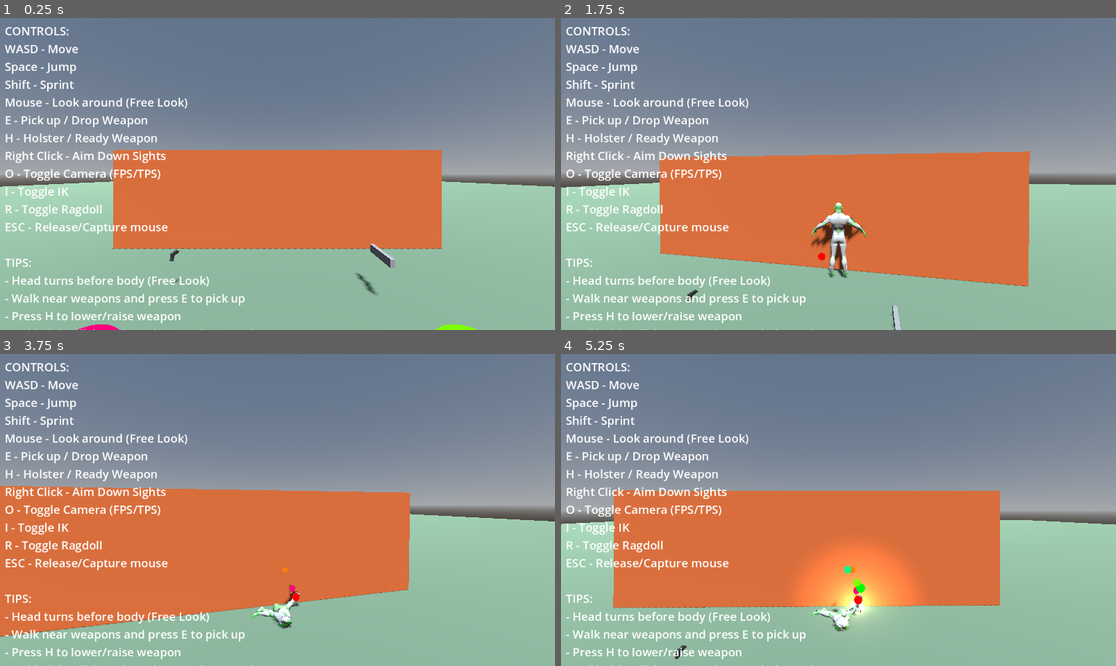
Above: before the commit, frames 1-4 (two rows, left to right).
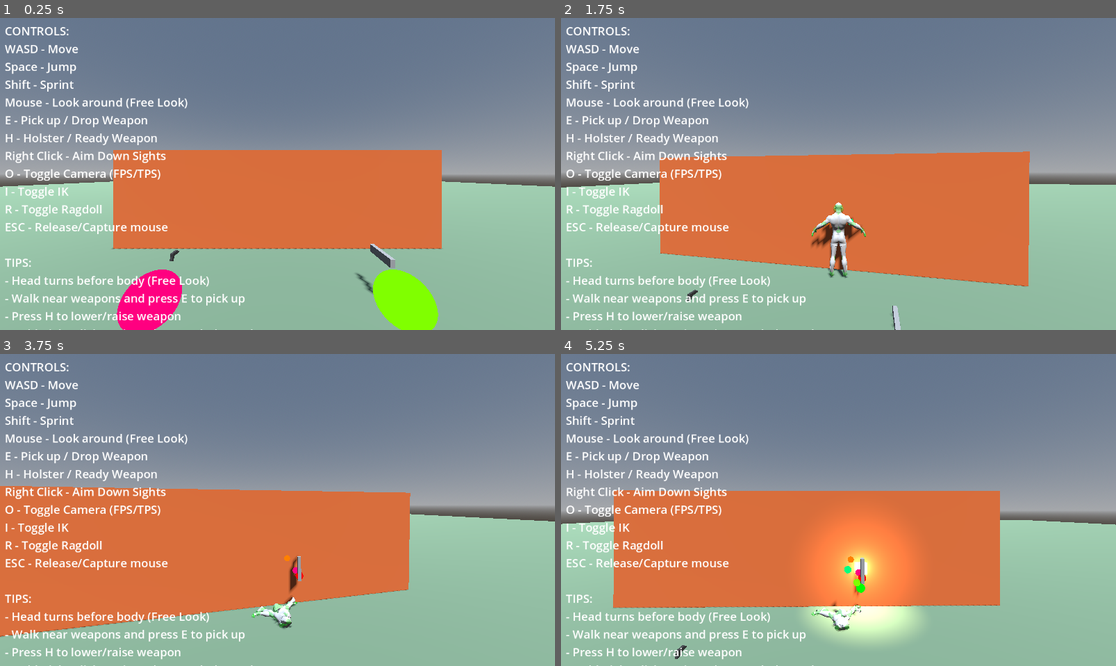
Above: after the commit, the same moments.

Repository: lmf-git/fpsikanimragdoll
Game: Godot game, scene res://world.tscn
The game is run twice, just before and just after one commit, with the same random seed, the same clock (stepped at 60 frames per second) and the same inputs.
Inputs (mouse positions are in pixels of both pictures, inside the frame that each line leads up to):
- Up to frame 1 (0.25 s): no input
- Up to frame 2 (1.75 s): tap Enter at 0.5 s; move the mouse to (866, 174) at 0.52 s; hold Shift (sprint) 0.53-1.28 s; hold W (move_forward) from 0.53 s (still down); click (866, 174) at 0.67 s; tap Space (jump) at 0.77, 1.52 s; move the mouse to (810, 174) at 1.27 s; tap O (toggle_camera) at 1.35 s
- Up to frame 3 (3.75 s): keep holding W (move_forward); move the mouse to (288, 503) at 2.02 s; hold I (toggle_ik) 2.03-2.78 s; move the mouse to (271, 516) at 2.77 s; tap R (toggle_ragdoll) at 2.85 s; click (271, 516) at 2.92 s; tap Space (jump) at 3.02 s; move the mouse to (316, 513) at 3.52 s; tap E at 3.6 s
- Up to frame 4 (5.25 s): keep holding W (move_forward); tap Space (jump) at 3.77, 4.52 s; move the mouse to (794, 506) at 4.27 s; tap H at 4.35 s; move the mouse to (844, 510) at 5.02 s; hold Shift (sprint) from 5.03 s (still down); click (844, 510) at 5.17 s

The runs differ from the first frame. In frame 1, 3.5% of the frame differs, in the area x 14-86%, y 80-100%; in frame 2, less than 0.1%; in frame 3, 0.3%; in frame 4, 4.7%, in the area x 42-65%, y 51-93%.

Commit message:
Fix gun rotation, prevent self-shooting, position hand targets forward
Hand/Wrist IK positioning (character.tscn):
- Moved hands from Z=-0.4 to Z=-0.6 (0.2m more forward)
- Moved wrists from Z=-0.3 to Z=-0.5 (0.2m more forward)
- Now: Elbows Z=-0.1, Wrists Z=-0.5, Hands Z=-0.6
- Creates proper forward progression so hands don't face inward
- Green hand/wrist targets now clearly in front of elbow targets

Gun rotation fix (character_controller.gd):
- Weapon now oriented to match CAMERA aim direction, not hand rotation
- Added _update_weapon_to_hand() call in _process() after IK
- Weapon basis built from camera forward/right/up vectors
- Prevents gun rotating opposite direction from arm movement
- Gun always points where you're aiming regardless of IK hand twist

Shooting collision fix (weapon.gd):
- Exclude weapon itself from raycast
- Exclude all IK target nodes (Area3D on layer 16)
- Exclude all PhysicalBone3D nodes (ragdoll bones)
- Set collide_with_areas = false to avoid IK targets
- Prevents shooting own arms, hands, or IK target spheres

Diff:
--- a/character.tscn
+++ b/character.tscn
@@ -80,7 +80,7 @@
 show_in_game = true
 
 [node name="LeftWristTarget" type="Area3D" parent="IKTargets"]
-transform = Transform3D(1, 0, 0, 0, 1, 0, 0, 0, 1, -0.4, 1.2, -0.3)
+transform = Transform3D(1, 0, 0, 0, 1, 0, 0, 0, 1, -0.4, 1.2, -0.5)
 collision_layer = 16
 collision_mask = 0
 script = ExtResource("5")
@@ -89,7 +89,7 @@
 show_in_game = true
 
 [node name="RightWristTarget" type="Area3D" parent="IKTargets"]
-transform = Transform3D(1, 0, 0, 0, 1, 0, 0, 0, 1, 0.4, 1.2, -0.3)
+transform = Transform3D(1, 0, 0, 0, 1, 0, 0, 0, 1, 0.4, 1.2, -0.5)
 collision_layer = 16
 collision_mask = 0
 script = ExtResource("5")
@@ -98,7 +98,7 @@
 show_in_game = true
 
 [node name="LeftHandTarget" type="Area3D" parent="IKTargets"]
-transform = Transform3D(1, 0, 0, 0, 1, 0, 0, 0, 1, -0.45, 1.15, -0.4)
+transform = Transform3D(1, 0, 0, 0, 1, 0, 0, 0, 1, -0.45, 1.15, -0.6)
 collision_layer = 16
 collision_mask = 0
 script = ExtResource("5")
@@ -107,7 +107,7 @@
 show_in_game = true
 
 [node name="RightHandTarget" type="Area3D" parent="IKTargets"]
-transform = Transform3D(1, 0, 0, 0, 1, 0, 0, 0, 1, 0.45, 1.15, -0.4)
+transform = Transform3D(1, 0, 0, 0, 1, 0, 0, 0, 1, 0.45, 1.15, -0.6)
 collision_layer = 16
 collision_mask = 0
 script = ExtResource("5")
--- a/character_controller.gd
+++ b/character_controller.gd
@@ -1980,46 +1980,49 @@
 	var right_hand_transform = skeleton.global_transform * skeleton.get_bone_global_pose(right_hand_bone_id)
 	print("DEBUG: _update_weapon_to_hand() - hand transform: ", right_hand_transform.origin)
 
-	# STEP 1: Position weapon so grip point aligns with hand bone origin
-	# This must be done FIRST, before applying any rotation offsets
+	# Get camera for aim direction
+	var active_camera = fps_camera if camera_mode == 0 else tps_camera
+	if not active_camera:
+		return
+
+	# STEP 1: Orient weapon to match CAMERA AIM DIRECTION, not hand rotation
+	# This prevents the weapon from rotating opposite to arm movement
 	if equipped_weapon.main_grip:
 		# Calculate where weapon should be placed so grip aligns with hand
 		var grip_local_pos = equipped_weapon.main_grip.position
 
-		# First, match hand rotation directly (no offset yet)
-		equipped_weapon.global_transform.basis = right_hand_transform.basis
-
-		# Calculate grip offset in world space
+		# Use camera's aim direction for weapon orientation
+		# This keeps the weapon pointing where you're looking
+		var camera_forward = -active_camera.global_transform.basis.z
+		var camera_right = active_camera.global_transform.basis.x
+		var camera_up = active_camera.global_transform.basis.y
+
+		# Build weapon basis from camera orientation
+		# Apply -90 degree pitch to point weapon forward
+		var rotation_offset = Basis()
+		rotation_offset = rotation_offset.rotated(Vector3.RIGHT, deg_to_rad(-90))  # Pitch weapon forward
+
+		# Construct weapon basis from camera (ensures weapon follows aim)
+		var weapon_basis = Basis(camera_right, camera_up, camera_forward) * rotation_offset
+		equipped_weapon.global_transform.basis = weapon_basis
+
+		# Position weapon so grip point is at hand bone origin
 		var grip_world_offset = equipped_weapon.global_transform.basis * grip_local_pos
-
-		# Position weapon so grip point is at hand bone origin
 		equipped_weapon.global_position = right_hand_transform.origin - grip_world_offset
 
-		# STEP 2: Apply weapon-specific rotation offset AFTER positioning
-		# This rotates the weapon around the grip point (hand bone origin)
-		# Adjust these values to orient the weapon correctly in hand
-		var rotation_offset = Basis()
-		rotation_offset = rotation_offset.rotated(Vector3.RIGHT, deg_to_rad(-90))  # Pitch
-		# Add more rotations here if needed:
-		# rotation_offset = rotation_offset.rotated(Vector3.UP, deg_to_rad(X))     # Yaw
-		# rotation_offset = rotation_offset.rotated(Vector3.FORWARD, deg_to_rad(X)) # Roll
-
-		equipped_weapon.global_transform.basis = right_hand_transform.basis * rotation_offset
-
-		# Recalculate position after rotation (rotation happens around grip point)
-		grip_world_offset = equipped_weapon.global_transform.basis * grip_local_pos
-		equipped_weapon.global_position = right_hand_transform.origin - grip_world_offset
 		print("DEBUG: Set weapon position to: ", equipped_weapon.global_position)
 	else:
-		# Fallback: if no grip point, just match hand transform
-		equipped_weapon.global_transform = right_hand_transform
-		print("DEBUG: No main_grip, set weapon transform to hand transform")
+		# Fallback: if no grip point, point weapon at camera aim direction
+		var camera_forward = -active_camera.global_transform.basis.z
+		equipped_weapon.global_position = right_hand_transform.origin
+		equipped_weapon.look_at(right_hand_transform.origin + camera_forward * 10.0, Vector3.UP)
+		print("DEBUG: No main_grip, oriented weapon to camera aim")
 
 func _process(_delta):
 	# WEAPON UPDATE ORDER - CRITICAL for proper IK-based positioning:
 	# 1. Set IK targets (where hands should go based on weapon state/aiming)
 	# 2. Apply IK (moves bones to targets)
-	# 3. Weapon automatically follows hand bone (no manual update needed - it's parented to BoneAttachment3D)
+	# 3. Override weapon orientation to match camera aim (prevents gun rotating opposite to arms)
 
 	# STEP 1: Set IK targets for weapon holding
 	if equipped_weapon:
@@ -2105,5 +2108,7 @@
 			if right_foot_ik:
 				right_foot_ik.stop()
 
-	# STEP 3: Weapon automatically follows hand bone (parented to BoneAttachment3D)
-	# No manual update needed!
+	# STEP 3: Override weapon orientation to match camera aim direction
+	# This prevents gun from rotating opposite to arm movement
+	if equipped_weapon:
+		_update_weapon_to_hand()
--- a/weapon.gd
+++ b/weapon.gd
@@ -84,8 +84,27 @@
 	# Perform raycast
 	var space_state = get_world_3d().direct_space_state
 	var query = PhysicsRayQueryParameters3D.create(ray_origin, ray_origin + direction * max_range)
-	query.exclude = [holder] if holder else []  # Don't hit the holder
-	query.collide_with_areas = true
+
+	# Build exclusion list: holder, weapon, and all IK targets
+	var exclusions = [self]  # Exclude the weapon itself
+	if holder:
+		exclusions.append(holder)  # Exclude the character
+
+		# Exclude all IK target nodes (they're on collision layer 16)
+		var ik_targets = holder.get_node_or_null("IKTargets")
+		if ik_targets:
+			for child in ik_targets.get_children():
+				exclusions.append(child)
+
+		# Exclude all physical bones (ragdoll bones) of the holder
+		var skeleton = holder.get_node_or_null("Model/Skeleton3D")
+		if skeleton:
+			for child in skeleton.get_children():
+				if child is PhysicalBone3D:
+					exclusions.append(child)
+
+	query.exclude = exclusions
+	query.collide_with_areas = false  # Don't hit IK targets even if not excluded
 	query.collide_with_bodies = true
 
 	var result = space_state.intersect_ray(query)
